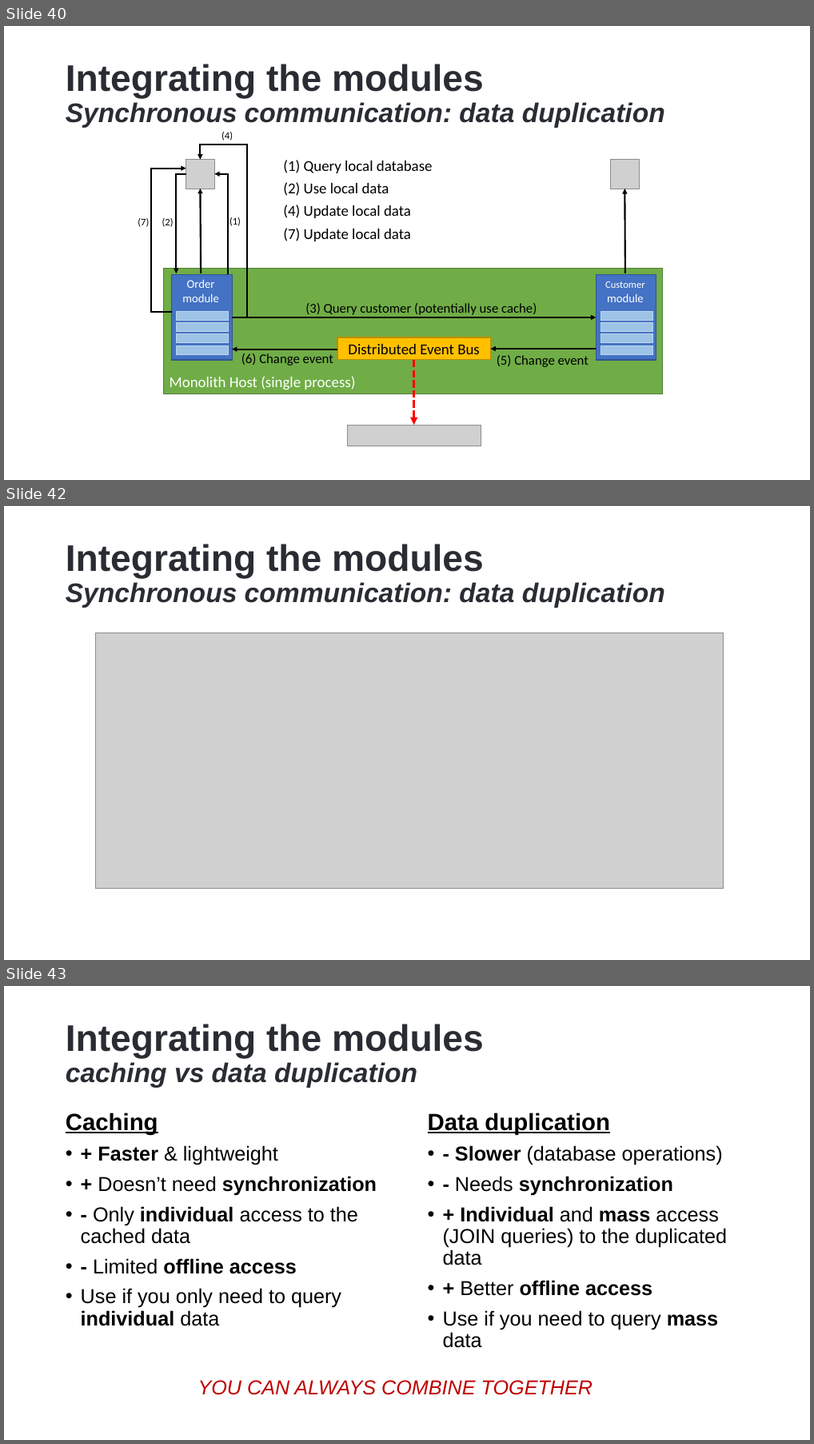
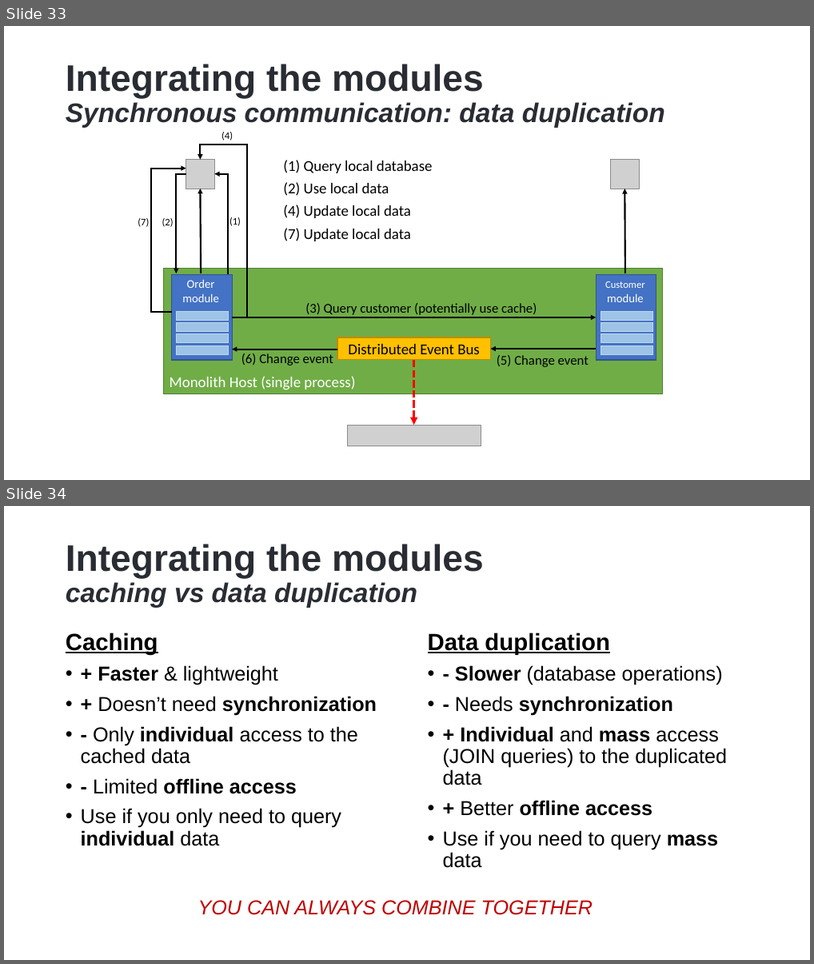
Before and after one commit to hikalkan/presentations, a slide deck: 2024-05-09 Designing Monolith First for Microservice Architecture/Monolith First Presentation.pptx. Shown one above the other, each under a label of ours: slides 40, 42 and 43 before the commit, slides 33 and 34 after it; the slides between them are not shown. The pictures are 814x1444 and 814x964 pixels, drawn with LibreOffice and Linux fonts; fonts in the diff are those of the drawing; grey boxes stand for pictures; background and template pictures are left out. Boxes give left, top, right and bottom in pixels: in the first picture for what was removed or moved away, otherwise in the second. Text is boxed around its words. In the diff, an @@ line names an element or a change of style, - is before the commit and + after.

```diff
--- a/2024-05-09 Designing Monolith First for Microservice Architecture/Monolith First Presentation.pptx
+++ b/2024-05-09 Designing Monolith First for Microservice Architecture/Monolith First Presentation.pptx
@@ slide 42 removed at [4,506,810,960], background picture (left out) @@
@@ title removed at [66,544,666,608] @@
-Integrating the modules
-Synchronous communication: data duplication
@@ picture removed at [96,633,724,888] @@
@@ what was slide 40 is now slide 33 @@
@@ what was slide 43 is now slide 34 @@
```
Also in this commit, not shown: 1 slide changed, 9 other slides removed.
